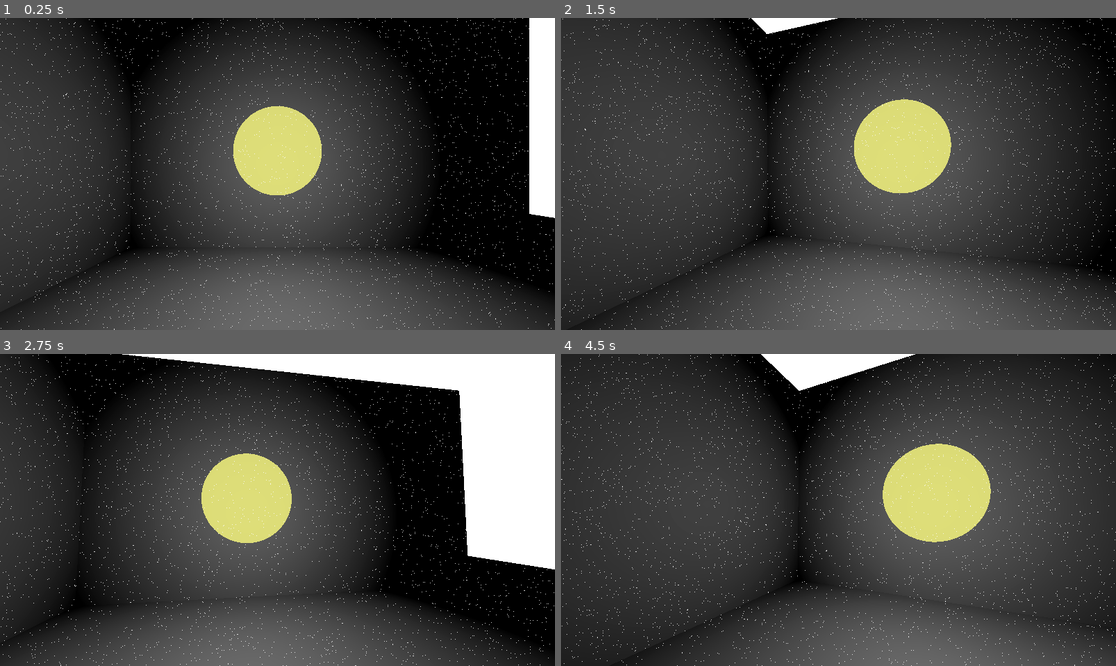
Above: before the commit, frames 1-4 (two rows, left to right).
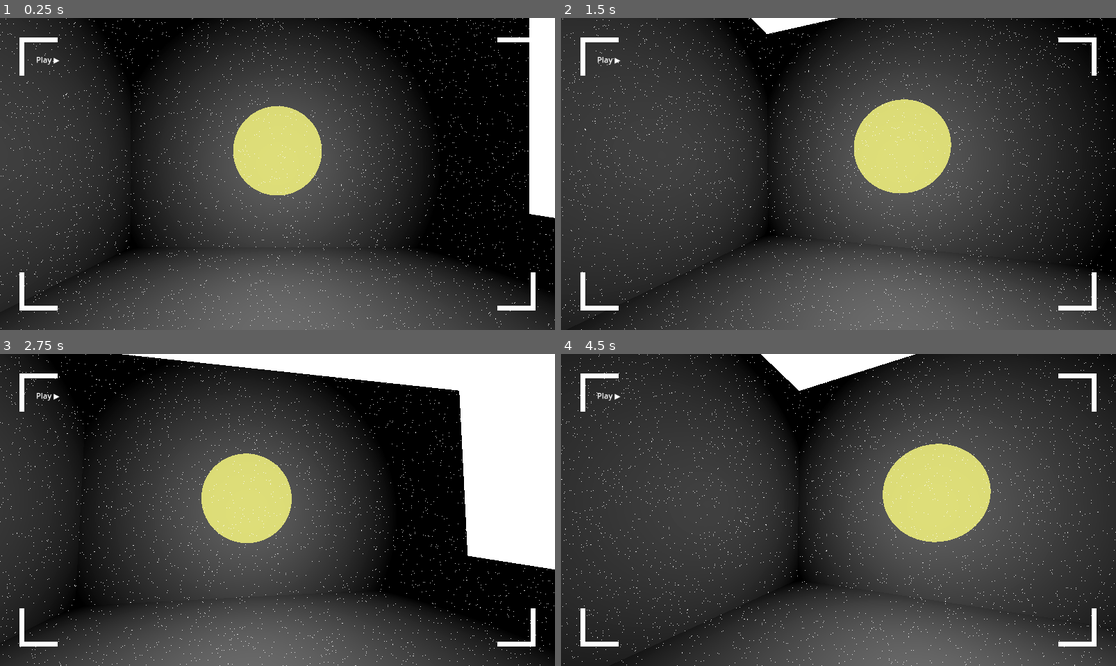
Above: after the commit, the same moments.

Repository: Stormn13/godot-camera-fx-showcase
Game: Godot game, scene res://scenes/node_3d.tscn
Same seed, same stepped clock (60 frames per second), same inputs: the game is played once before the commit and once after it.
Inputs (mouse positions are in pixels of both pictures, inside the frame that each line leads up to):
- Up to frame 1 (0.25 s): no input
- Up to frame 2 (1.5 s): move the mouse to (866, 174) at 0.52 s; move the mouse to (810, 174) at 1.27 s
- Up to frame 3 (2.75 s): move the mouse to (288, 503) at 2.02 s
- Up to frame 4 (4.5 s): move the mouse to (832, 516) at 2.77 s; move the mouse to (877, 513) at 3.52 s; move the mouse to (794, 506) at 4.27 s

The runs differ from the first frame. In frame 1, 0.7% of the frame differs, in the area x 3-97%, y 6-94%; in frame 2, 0.8%; in frame 3, 0.6%; in frame 4, 0.8%.

Commit message:
added borders of the camera

Diff:
--- a/scenes/node_3d.tscn
+++ b/scenes/node_3d.tscn
@@ -22,6 +22,7 @@
 [sub_resource type="ShaderMaterial" id="ShaderMaterial_61r8y"]
 shader = ExtResource("2_xlpiu")
 shader_parameter/random_value = null
+shader_parameter/intensity = null
 
 [node name="Node3D" type="Node3D"]
 script = ExtResource("1_2mcb1")
@@ -63,3 +64,72 @@
 anchor_bottom = 1.0
 grow_horizontal = 2
 grow_vertical = 2
+
+[node name="border" type="Control" parent="CanvasLayer"]
+layout_mode = 3
+anchors_preset = 0
+offset_right = 40.0
+offset_bottom = 40.0
+
+[node name="ColorRect2" type="ColorRect" parent="CanvasLayer/border"]
+offset_left = 40.0
+offset_top = 40.0
+offset_right = 120.0
+offset_bottom = 50.0
+
+[node name="ColorRect3" type="ColorRect" parent="CanvasLayer/border"]
+layout_mode = 1
+offset_left = 1032.0
+offset_top = 40.0
+offset_right = 1112.0
+offset_bottom = 50.0
+
+[node name="ColorRect4" type="ColorRect" parent="CanvasLayer/border"]
+offset_left = 40.0
+offset_top = 528.0
+offset_right = 50.0
+offset_bottom = 608.0
+
+[node name="ColorRect5" type="ColorRect" parent="CanvasLayer/border"]
+offset_left = 1102.0
+offset_top = 528.0
+offset_right = 1112.0
+offset_bottom = 608.0
+
+[node name="ColorRect6" type="ColorRect" parent="CanvasLayer/border"]
+offset_left = 40.0
+offset_top = 50.0
+offset_right = 50.0
+offset_bottom = 120.0
+
+[node name="ColorRect7" type="ColorRect" parent="CanvasLayer/border"]
+offset_left = 1102.0
+offset_top = 50.0
+offset_right = 1112.0
+offset_bottom = 120.0
+
+[node name="ColorRect8" type="ColorRect" parent="CanvasLayer/border"]
+offset_left = 50.0
+offset_top = 598.0
+offset_right = 120.0
+offset_bottom = 608.0
+
+[node name="ColorRect9" type="ColorRect" parent="CanvasLayer/border"]
+offset_left = 1032.0
+offset_top = 598.0
+offset_right = 1102.0
+offset_bottom = 608.0
+
+[node name="text" type="Control" parent="CanvasLayer"]
+layout_mode = 3
+anchors_preset = 0
+offset_right = 40.0
+offset_bottom = 40.0
+
+[node name="RichTextLabel" type="RichTextLabel" parent="CanvasLayer/text"]
+layout_mode = 0
+offset_left = 75.0
+offset_top = 75.0
+offset_right = 140.0
+offset_bottom = 115.0
+text = "Play ▶"
--- a/scripts/random_bridge.gd
+++ b/scripts/random_bridge.gd
@@ -2,6 +2,8 @@
 var random_value: float
 @onready var glitch_rect := $CanvasLayer/ColorRect
 @onready var shader_mat := glitch_rect.material as ShaderMaterial
+@export_range(0.0, 1) var intensity: float = 0.99
 func _process(delta: float) -> void:
 	random_value = randf()
 	shader_mat.set_shader_parameter("random_value" , random_value)
+	shader_mat.set_shader_parameter("intensity", intensity)
--- a/shaders/camerashader.gdshader
+++ b/shaders/camerashader.gdshader
@@ -1,6 +1,7 @@
 shader_type canvas_item;
 
 uniform float random_value;
+uniform float intensity;
 
 float random(vec2 p){
 	return fract(
@@ -16,7 +17,7 @@
 void fragment() {
 	// Called for every pixel the material is visible on.
 	float r = random(UV + random_value);
-	if(r > 0.99){
+	if(r > intensity){
 		COLOR = vec4(1.0, 1.0, 1.0, 0.8);
 	}
 	else{
